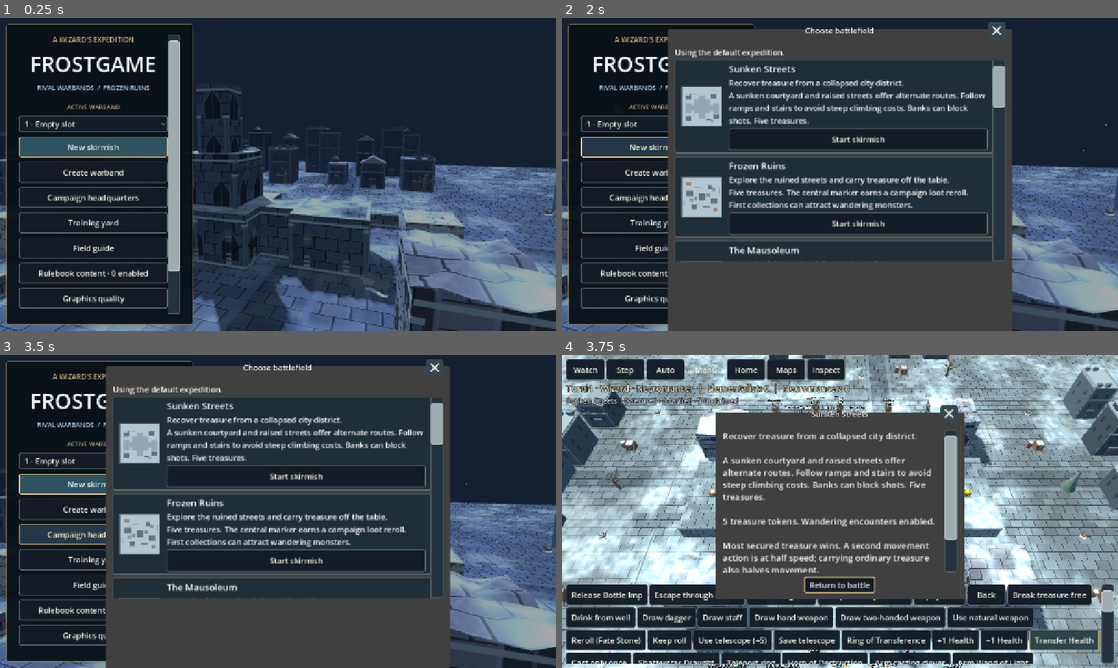
Above: before the commit, frames 1-4 (two rows, left to right).
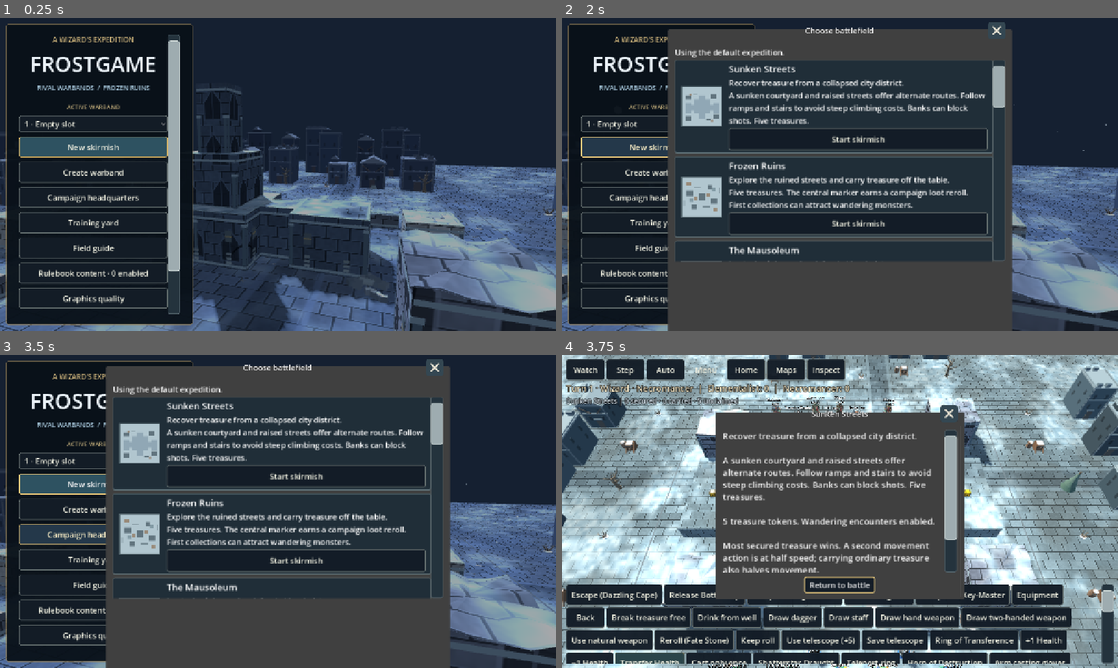
Above: after the commit, the same moments.

Repository: drag0nblad3/Frostgame
Game: Godot game, scene res://scenes/title.tscn
Two runs of this game, one before a commit and one after it. Both use one fixed random seed, a clock stepped at 60 frames per second and the inputs below.
Inputs:
- Up to frame 1 (0.25 s): no input
- Up to frame 2 (2 s): click "New skirmish" at 0.5 s; click "New skirmish" at 1.25 s
- Up to frame 3 (3.5 s): click "Campaign headquarters" at 2 s; click "Campaign headquarters" at 2.75 s
- Up to frame 4 (3.75 s): click "Start skirmish" at 3.5 s

Frames 1-3 are identical in both runs. In frame 4, 6.6% of the frame differs, in the area x 1-97%, y 73-99%.

Commit message:
Add Dazzling Cape escape movement on ordinary and layered boards

Diff:
--- a/data/expansions/red_king/treasure.json
+++ b/data/expansions/red_king/treasure.json
@@ -141,7 +141,7 @@
       "buy": 300,
       "sell": 100,
       "bonus": {},
-      "live": false,
+      "live": true,
       "expansion": "red_king"
     },
     "gear_rk_blood_beetle": {
--- a/src/core/rules/movement/layered_reach.gd
+++ b/src/core/rules/movement/layered_reach.gd
@@ -6,7 +6,7 @@
 var prev := {}
 
 
-static func search(grid: LayeredGrid,from: Vector3i,allowance: float) -> LayeredReach:
+static func search(grid: LayeredGrid,from: Vector3i,allowance: float,leave_contact: bool=false) -> LayeredReach:
 	var r := LayeredReach.new()
 	r.start=from
 	if not grid.open(from):
@@ -18,7 +18,7 @@
 		var item := heap.pop()
 		var n: Vector3i = item[1]
 		var distance: float = item[0]
-		if distance>r.cost.get(n,INF) or grid.stops(n):
+		if distance>r.cost.get(n,INF) or (grid.stops(n) and not (leave_contact and n==from)):
 			continue
 		for edge in grid.neighbors(n):
 			var next: Vector3i = edge["to"]
--- a/src/core/state/game_controller.gd
+++ b/src/core/state/game_controller.gd
@@ -151,11 +151,11 @@
 	return FuryRules.restrict(state, f, r)
 
 
-func move_to(node: Vector2i) -> bool:
-	if not can_move():
+func move_to(node: Vector2i,cape: bool=false) -> bool:
+	if not (GearActions.cape_ready(self) if cape else can_move()):
 		return false
 	var r := reach()
-	if not r.can_reach(node):
+	if not r.can_reach(node) or (cape and float(r.cost[node])<=0.001):
 		return false
 	var f := state.active()
 	var path := r.path_to(node)
@@ -181,21 +181,25 @@
 		emit("move", {"id": f.id, "path": path, "cost": float(r.cost[node])})
 		ScenarioSites.end_move(self, f)
 		return true
-	return _commit_move(f, path, float(r.cost[node]), [])
-
-
-func _commit_move(f: Figure, path: PackedVector2Array, cost: float, ignored: Array[int]) -> bool:
+	var ignored: Array[int]=[]
+	if cape:
+		for enemy in Contact.enemies_of(state.figures,f):
+			ignored.append(enemy.id)
+	return _commit_move(f,path,float(r.cost[node]),ignored,cape)
+
+
+func _commit_move(f: Figure, path: PackedVector2Array, cost: float, ignored: Array[int],cape: bool=false) -> bool:
 	var targets: Array[Figure] = []
 	var at := path[path.size() - 1]
 	for t in state.figures:
 		if t.in_play() and t.ring_side==f.ring_side and t.side != f.side and absf(t.elevation - state.board.height_at(at)) < 0.5 and Contact.touching(t.pos, at):
 			targets.append(t)
-	_magic.beauty.authorize(f, targets, _move_authorized.bind(f, path, cost, ignored))
-	return true
-
-
-func _move_authorized(f: Figure, path: PackedVector2Array, cost: float, ignored: Array[int]) -> void:
-	if not f.in_play():
+	_magic.beauty.authorize(f, targets, _move_authorized.bind(f,path,cost,ignored,cape))
+	return true
+
+
+func _move_authorized(f: Figure, path: PackedVector2Array, cost: float, ignored: Array[int],cape: bool=false) -> void:
+	if not f.in_play() or (cape and not GearActions.use_cape(self,f)):
 		return
 	var intercept := _displacement.intercept(f, path, ignored) if state.forced_combat else {}
 	if not intercept.is_empty() and int(intercept["guard"].side) == state.reaction_side:
--- a/src/core/state/gear_actions.gd
+++ b/src/core/state/gear_actions.gd
@@ -134,3 +134,22 @@
 	c._encounters._spawn_at("imp",at,-1,f.ring_side)
 	c.emit("gear_used",{"id":f.id,"gear":"gear_rk_bottle_imp"})
 	return true
+
+
+const CAPE := "gear_rk_dazzling_cape"
+
+
+static func cape_ready(c: GameController) -> bool:
+	var f := c.state.active()
+	return f!=null and f.in_play() and f.actions_left>0 and not c.awaiting_reaction() and c.state.pending_cast.is_empty() and c.state.push_winner<0 and (not RedKingMind.is_wizard(c.state,f) or f.moves_taken==0) and not f.spell_effects.has("bones_of_the_earth") and not f.spell_effects.has("plane_walk") and not f.spell_effects.has("potion_burrowing") and FuryRules.target(c.state,f)==null and Contact.in_combat(c.state.figures,f) and ActiveGear.ready(f,CAPE)
+
+
+static func cape_reach(c: GameController) -> MoveReach:
+	return c.reach() if cape_ready(c) else MoveReach.new()
+
+
+static func use_cape(c: GameController,f: Figure) -> bool:
+	if not ActiveGear.spend(f,CAPE):
+		return false
+	c.emit("gear_used",{"id":f.id,"gear":CAPE})
+	return true
--- a/src/core/state/layered_movement.gd
+++ b/src/core/state/layered_movement.gd
@@ -4,10 +4,10 @@
 ## Until reactions and magic are migrated, reject those cases rather than silently skip them.
 
 
-static func eligible(c: GameController) -> bool:
+static func eligible(c: GameController,cape: bool=false) -> bool:
 	var s := c.state
 	var f := s.active()
-	if s.board.floor_layout.is_empty() or not c.can_move() or f.surface_id.is_empty():
+	if s.board.floor_layout.is_empty() or not (GearActions.cape_ready(c) if cape else c.can_move()) or f.surface_id.is_empty():
 		return false
 	if s.forced_combat or (not s.scenario_special.is_empty() and s.scenario_special!="silent_tower") or FuryRules.target(s,f)!=null:
 		return false
@@ -22,8 +22,8 @@
 	return true
 
 
-static func reach(c: GameController) -> LayeredReach:
-	if not eligible(c):
+static func reach(c: GameController,cape: bool=false) -> LayeredReach:
+	if not eligible(c,cape):
 		return LayeredReach.new()
 	var s := c.state
 	var f := s.active()
@@ -33,14 +33,16 @@
 	var start := layout.node(f.surface_id,f.pos)
 	if not layout.standable(start) or not layout.point(start).is_equal_approx(f.pos) or not is_equal_approx(layout.height(start),f.elevation):
 		return LayeredReach.new()
-	return LayeredReach.search(LayeredGrid.new(layout,f,s.figures),start,MoveRules.allowance(f))
+	return LayeredReach.search(LayeredGrid.new(layout,f,s.figures),start,MoveRules.allowance(f),cape)
 
 
-static func move(c: GameController,node: Vector3i) -> bool:
-	var reachable := reach(c)
+static func move(c: GameController,node: Vector3i,cape: bool=false) -> bool:
+	var reachable := reach(c,cape)
 	if node==reachable.start or not reachable.can_reach(node):
 		return false
 	var f := c.state.active()
+	if cape and not GearActions.use_cape(c,f):
+		return false
 	var layout := FloorLayout.from_dict(c.state.board.floor_layout)
 	var path := PackedVector3Array()
 	var surfaces: Array[String] = []
--- a/src/view/battle/battle_input.gd
+++ b/src/view/battle/battle_input.gd
@@ -104,6 +104,8 @@
 	for id in ["gear_ring_teleportation", "gear_horn_destruction", "gear_gloves_casting", "gear_wand_light"]:
 		if GearActions.can_use(c, id):
 			available.append(id)
+	if GearActions.cape_ready(c) and c.state.board.floor_layout.is_empty():
+		available.append(GearActions.CAPE)
 	if not GearActions.bottle_points(c).is_empty():
 		available.append("gear_rk_bottle_imp")
 	for t in c.state.figures:
@@ -220,6 +222,13 @@
 			hint = "Transfer %d Health to %s (maximum %d)." % [transfer_amount, t.label(), GearActions.transfer_max(c, t)]
 			if transfer_amount == f.health:
 				hint += " Warning: caster will be knocked out."
+		"gear_cape_move":
+			reach=GearActions.cape_reach(c)
+			for n: Vector2i in reach.nodes():
+				if float(reach.cost[n])>0.001:
+					nodes.append(n)
+					points.append(MoveGrid.to_pos(n))
+			hint="Choose a legal escape move. The cape is spent only when the move is authorized."
 		"gear_bottle_imp":
 			points.assign(GearActions.bottle_points(c))
 			hint="Place the released uncontrolled imp within 1 inch."
@@ -432,6 +441,11 @@
 		return false
 	if key == "gear_ring_transference":
 		mode = "gear_transfer_target"
+		available.assign(["potion_cancel"])
+		preview()
+		return false
+	if key==GearActions.CAPE:
+		mode="gear_cape_move"
 		available.assign(["potion_cancel"])
 		preview()
 		return false
@@ -693,6 +707,9 @@
 		for p in drops:
 			if at.distance_to(p) <= 0.3:
 				return c._loot.drop(p, c.state.active().shrunk_treasure_id if mode == "drop_shrunk" else -1)
+	if mode=="gear_cape_move":
+		var n := MovePlanner.node_at(at)
+		return nodes.has(n) and c.move_to(n,true)
 	if mode in ["move", "exit"]:
 		var n := MovePlanner.node_at(at)
 		if nodes.has(n):
--- a/src/view/hud/battle_hud.gd
+++ b/src/view/hud/battle_hud.gd
@@ -25,7 +25,7 @@
 signal action_pressed(action: String)
 
 const LOG_LINES := 4
-const ACTIONS := {"gear_rk_bottle_imp":"Release Bottle Imp","realit …(5620 unchanged characters)…
+const ACTIONS := {"gear_rk_dazzling_cape":"Escape (Dazzling Cape)","gear_rk_bottle_imp":"Release Bottle Imp","realit …(5620 unchanged characters)…
 
 var _status: Label
 var _hint: Label
--- a/src/view/layered_skirmish_controls.gd
+++ b/src/view/layered_skirmish_controls.gd
@@ -27,7 +27,7 @@
 	col.add_child(hint)
 	var row := HFlowContainer.new()
 	col.add_child(row)
-	for entry: Array in [["group","Group activation"],["finish_early","Finish phase"],["move","Move"],["jump","Jump"],["fight","Fight"],["shoot" …(312 unchanged characters)…
+	for entry: Array in [["group","Group activation"],["finish_early","Finish phase"],["move","Move"],["cape_move","Escape (Dazzling Cape)"],["jump","Jump"],["fight","Fight"],["shoot" …(312 unchanged characters)…
 		var b := Button.new()
 		b.text=entry[1]
 		b.custom_minimum_size.y=44
@@ -107,6 +107,8 @@
 		hint.text+=" • "+("GROUP MOVE" if s.group.movement_pass() else "GROUP SECOND")
 	_show("end",c.can_end_activation())
 	_show("move",c.can_move())
+	if GearActions.cape_ready(c):
+		_show("cape_move",LayeredMovement.eligible(c,true))
 	var jumps := LayeredJump.plans(c)
 	_show("jump",not jumps.is_empty())
 	_show("reload",c.can_reload())
@@ -141,6 +143,12 @@
 		for n: Vector3i in reach.cost:
 			if n!=reach.start:
 				destinations[n]=true
+	elif mode=="cape_move" and LayeredMovement.eligible(c,true):
+		var cape_reach := LayeredMovement.reach(c,true)
+		for n: Vector3i in cape_reach.cost:
+			if n!=cape_reach.start:
+				destinations[n]=true
+		hint.text="Choose a legal escape destination."
 	elif mode=="jump":
 		destinations=jumps
 	elif mode=="exit":
@@ -215,7 +223,7 @@
 			c.finish_early_phase()
 		"cast":
 			LayeredSpellPicker.choose(self,c,scene.refresh)
-		"move","jump","fight","shoot","exit","teleport","leap","bridge":
+		"move","cape_move","jump","fight","shoot","exit","teleport","leap","bridge":
 			mode=key
 			bridge_start=null
 		"cancel_bridge":
@@ -292,6 +300,9 @@
 		return
 	match mode:
 		"move": c.move_on_floor(n)
+		"cape_move":
+			LayeredMovement.move(c,n,true)
+			mode="move"
 		"jump":
 			c.jump_on_floor(n)
 			mode="move"
--- a/tests/unit/test_displacement.gd
+++ b/tests/unit/test_displacement.gd
@@ -18,3 +18,20 @@
 	c.state.active().actions_left = 2
 	check(c.fight(2))
 	check(not c.can_push(false))
+
+
+func test_dazzling_cape_leaves_combat_once() -> void:
+	var c := make_game(make_board(),[fig("thug",0,Vector2(10,10)),fig("thug",1,Vector2(11,10))],Dice.new(5))
+	var f := c.state.figure(1)
+	c.state.active_id=f.id
+	f.actions_left=2
+	f.items.append({"gear":GearActions.CAPE,"gear_info":RedKingRewards.catalog()[GearActions.CAPE]})
+	check(not c.can_move())
+	check(GearActions.cape_ready(c))
+	check(not c.move_to(Vector2i(20,20),true))
+	check(ActiveGear.ready(f,GearActions.CAPE))
+	check(c.move_to(Vector2i(16,20),true))
+	check_eq(f.pos,Vector2(8,10))
+	check_eq(f.moves_taken,1)
+	check_eq(f.actions_left,1)
+	check(not ActiveGear.ready(f,GearActions.CAPE))
--- a/tests/unit/test_layered_battle.gd
+++ b/tests/unit/test_layered_battle.gd
@@ -57,3 +57,23 @@
 	check(c.state.over,"battle terminates")
 	check(c.history.any(func(e: GameEvent) -> bool:return e.type=="layered_move"))
 	check(c.history.any(func(e: GameEvent) -> bool:return e.type=="treasure_pickup"))
+
+
+func test_dazzling_cape_layered_departure() -> void:
+	var c := LayeredBattle.create(db(),terrain(),17)
+	var f := c.state.figure(1)
+	var t := c.state.figure(4)
+	c.state.active_id=f.id
+	f.actions_left=2
+	t.pos=f.pos+Vector2.RIGHT
+	t.surface_id=f.surface_id
+	t.elevation=f.elevation
+	f.items.append({"gear":GearActions.CAPE,"gear_info":RedKingRewards.catalog()[GearActions.CAPE]})
+	var layout := FloorLayout.from_dict(c.state.board.floor_layout)
+	var target := layout.node(f.surface_id,f.pos-Vector2.RIGHT)
+	check(not c.can_move())
+	check(LayeredMovement.reach(c,true).can_reach(target))
+	check(LayeredMovement.move(c,target,true))
+	check_eq(f.pos,Vector2(2,3))
+	check_eq(f.actions_left,1)
+	check(not ActiveGear.ready(f,GearActions.CAPE))
Not shown, changed: docs/red-king-development.md
